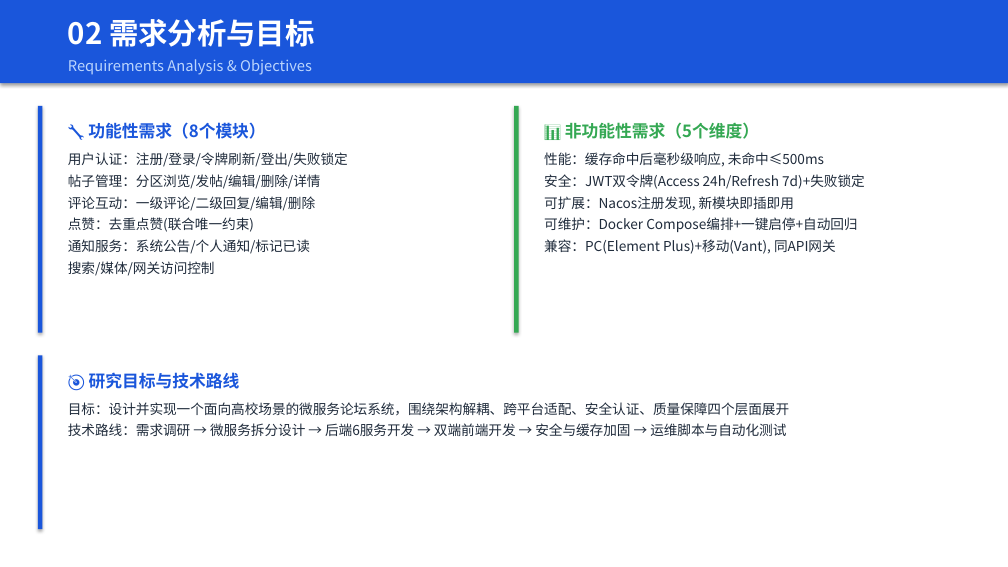
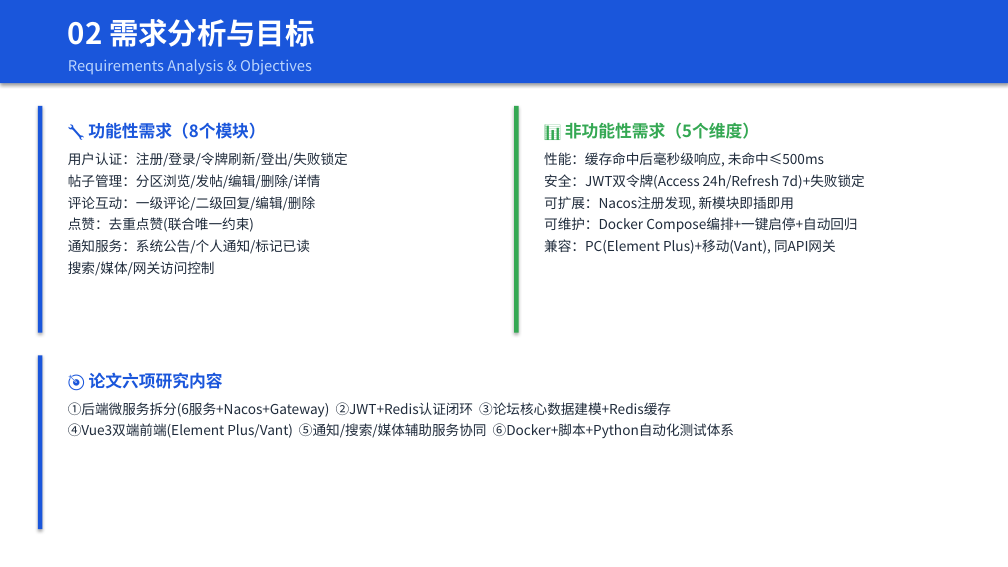
Before and after one commit to Wkjlovec/graduation_project_zhuang, a slide deck: slide 5 of docs/毕业答辩PPT.pptx (slide 4 before the commit). Drawn at 1008x567 pixels with LibreOffice and Linux fonts; fonts in the diff are those of the drawing. Boxes give left, top, right and bottom in pixels: in the first picture for what was removed or moved away, otherwise in the second. Text is boxed around its words. In the diff, an @@ line names an element or a change of style, - is before the commit and + after.

```diff
--- a/docs/毕业答辩PPT.pptx
+++ b/docs/毕业答辩PPT.pptx
@@ text at (x1=89, y1=372, x2=223, y2=389): text changed @@
-🎯 研究目标与技术路线
+🎯 论文六项研究内容
@@ text at (x1=68, y1=402, x2=734, y2=438): text changed @@
-目标：设计并实现一个面向高校场景的微服务论坛系统，围绕架构解耦、跨平台适配、安全认证、质量保障四个层面展开
-技术路线：需求调研 → 微服务拆分设计 → 后端6服务开发 → 双端前端开发 → 安全与缓存加固 → 运维脚本与自动化测试
+①后端微服务拆分(6服务+Nacos+Gateway) ②JWT+Redis认证闭环 ③论坛核心数据建模+Redis缓存
+④Vue3双端前端(Element Plus/Vant) ⑤通知/搜索/媒体辅助服务协同 ⑥Docker+脚本+Python自动化测试体系
```
Also in this commit, not shown: 7 other slides changed, 2 slides added, 1 other file.
